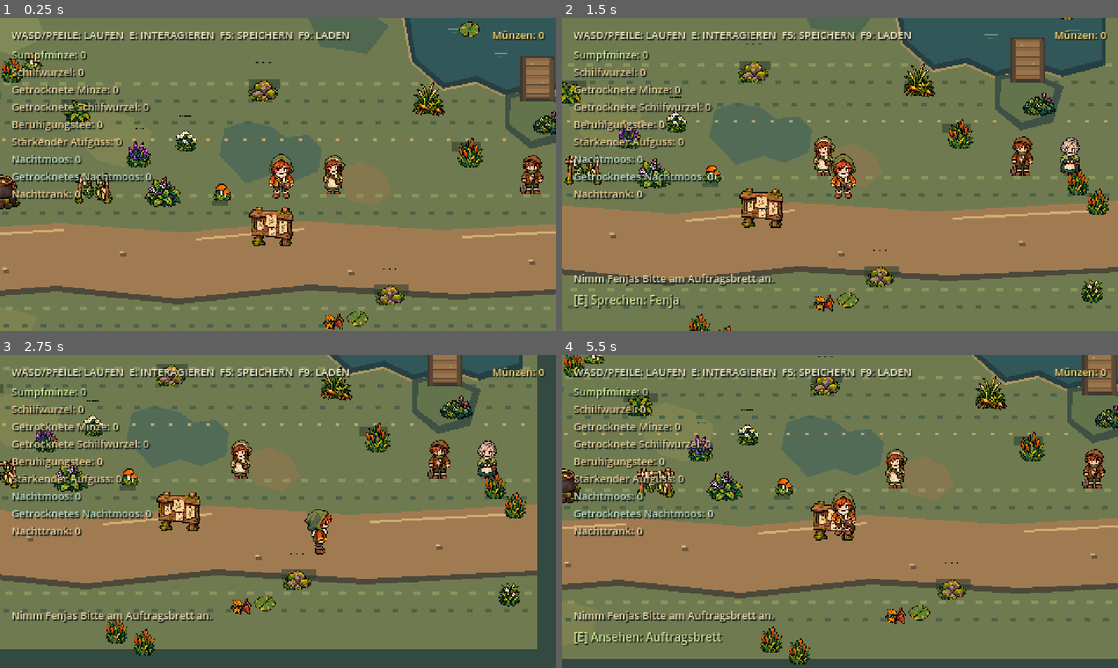
Above: before the commit, frames 1-4 (two rows, left to right).
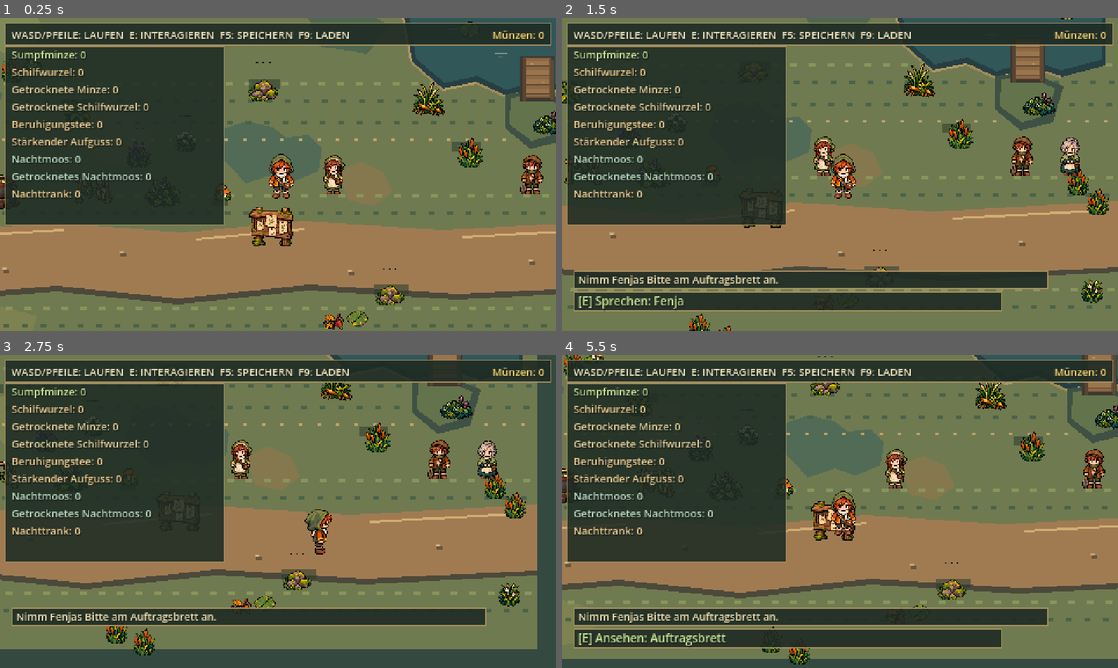
Above: after the commit, the same moments.

Repository: Fremarx/Moor-Apotheke
Game: Godot game, scene res://scenes/main.tscn
The game is run twice, just before and just after one commit, with the same random seed, the same clock (stepped at 60 frames per second) and the same inputs.
Inputs:
- Up to frame 1 (0.25 s): no input
- Up to frame 2 (1.5 s): tap Enter at 0.5 s; hold D (move_right) 0.53-1.28 s; hold E (interact) 0.53-1.28 s; hold S (move_down) from 1.28 s (still down); tap E (interact) at 1.35 s
- Up to frame 3 (2.75 s): release S (move_down) at 2.03 s; hold D (move_right) from 2.03 s (still down); hold E (interact) from 2.03 s (still down)
- Up to frame 4 (5.5 s): release D (move_right) at 2.78 s; release E (interact) at 2.78 s; hold W (move_up) 2.78-3.53 s; tap E (interact) at 2.85, 4.35 s; hold E (interact) 3.53-4.28 s; hold A (move_left) 3.53-5.03 s; hold S (move_down) from 5.03 s (still down); hold E (interact) from 5.03 s (still down)

The runs differ from the first frame. In frame 1, 26% of the frame differs, in the area x 0-100%, y 1-67%; in frame 2, 35%; in frame 3, 31%; in frame 4, 36%, in the area x 0-100%, y 1-94%.

Commit message:
fix(ui): improve gameplay HUD readability

Diff:
--- a/scenes/main.tscn
+++ b/scenes/main.tscn
@@ -21,6 +21,34 @@
 content_margin_right = 10.0
 content_margin_bottom = 8.0
 
+[sub_resource type="StyleBoxFlat" id="HUDTopBarStyle"]
+bg_color = Color(0.12, 0.17, 0.14, 0.9)
+border_color = Color(0.66, 0.57, 0.38, 0.88)
+border_width_left = 1
+border_width_top = 1
+border_width_right = 1
+border_width_bottom = 1
+
+[sub_resource type="StyleBoxFlat" id="HUDInventoryStyle"]
+bg_color = Color(0.12, 0.17, 0.14, 0.88)
+border_color = Color(0.66, 0.57, 0.38, 0.82)
+border_width_left = 1
+border_width_top = 1
+border_width_right = 1
+border_width_bottom = 1
+
+[sub_resource type="StyleBoxFlat" id="HUDMessageStyle"]
+bg_color = Color(0.12, 0.17, 0.14, 0.9)
+border_color = Color(0.66, 0.57, 0.38, 0.9)
+border_width_left = 1
+border_width_top = 1
+border_width_right = 1
+border_width_bottom = 1
+content_margin_left = 4.0
+content_margin_top = 1.0
+content_margin_right = 4.0
+content_margin_bottom = 1.0
+
 [node name="Main" type="Node2D"]
 script = ExtResource("3_main")
 
@@ -50,6 +78,22 @@
 script = ExtResource("7_lene_quest")
 
 [node name="HUD" type="CanvasLayer" parent="."]
+
+[node name="TopBarBackground" type="Panel" parent="HUD"]
+offset_left = 4.0
+offset_top = 4.0
+offset_right = 476.0
+offset_bottom = 24.0
+mouse_filter = 2
+theme_override_styles/panel = SubResource("HUDTopBarStyle")
+
+[node name="InventoryPanelBackground" type="Panel" parent="HUD"]
+offset_left = 4.0
+offset_top = 24.0
+offset_right = 194.0
+offset_bottom = 179.0
+mouse_filter = 2
+theme_override_styles/panel = SubResource("HUDInventoryStyle")
 
 [node name="CoinCount" type="Label" parent="HUD"]
 offset_left = 385.0
@@ -207,6 +251,7 @@
 theme_override_constants/shadow_offset_x = 1
 theme_override_constants/shadow_offset_y = 1
 theme_override_font_sizes/font_size = 9
+theme_override_styles/normal = SubResource("HUDMessageStyle")
 
 [node name="InteractionPrompt" type="Label" parent="HUD"]
 visible = false
@@ -219,6 +264,7 @@
 theme_override_constants/shadow_offset_x = 1
 theme_override_constants/shadow_offset_y = 1
 theme_override_font_sizes/font_size = 10
+theme_override_styles/normal = SubResource("HUDMessageStyle")
 
 [node name="QuestBoardPanel" type="PanelContainer" parent="HUD"]
 visible = false
--- /dev/null
+++ b/tests/play_001_hud_and_collision_test.gd
@@ -0,0 +1,126 @@
+extends SceneTree
+
+const MAIN_SCENE: PackedScene = preload("res://scenes/main.tscn")
+
+var _failures: Array[String] = []
+
+
+func _initialize() -> void:
+	call_deferred("_run")
+
+
+func _run() -> void:
+	var main := MAIN_SCENE.instantiate()
+	root.add_child(main)
+	await physics_frame
+	await physics_frame
+
+	var player := main.get_node("World/Player") as CharacterBody2D
+	var camera := player.get_node_or_null("Camera2D") as Camera2D
+	var hud := main.get_node("HUD") as CanvasLayer
+	var top_bar := hud.get_node_or_null("TopBarBackground") as Panel
+	var inventory_panel := hud.get_node_or_null("InventoryPanelBackground") as Panel
+	var controls := hud.get_node_or_null("ControlsHint") as Label
+	var coin_count := hud.get_node_or_null("CoinCount") as Label
+	var inventory_count := hud.get_node_or_null("InventoryCount") as Label
+	var quest_status := hud.get_node_or_null("QuestStatus") as Label
+	var feedback := hud.get_node_or_null("InteractionFeedback") as Label
+	var prompt := hud.get_node_or_null("InteractionPrompt") as Label
+
+	_check(player != null, "the player is available in the running scene")
+	_check(camera != null and camera.enabled, "the player camera is active")
+	_check(_action_uses_key("move_left", KEY_A) and _action_uses_key("move_left", KEY_LEFT), "A and Left Arrow are mapped to moving left")
+	_check(_action_uses_key("move_right", KEY_D) and _action_uses_key("move_right", KEY_RIGHT), "D and Right Arrow are mapped to moving right")
+	_check(_action_uses_key("move_up", KEY_W) and _action_uses_key("move_up", KEY_UP), "W and Up Arrow are mapped to moving up")
+	_check(_action_uses_key("move_down", KEY_S) and _action_uses_key("move_down", KEY_DOWN), "S and Down Arrow are mapped to moving down")
+	_check(top_bar != null, "the HUD has a top-bar backing panel")
+	_check(inventory_panel != null, "the inventory has a backing panel")
+	_check(controls != null and coin_count != null, "the top-bar labels exist")
+	_check(inventory_count != null and quest_status != null, "the inventory and quest labels exist")
+	_check(feedback != null and prompt != null, "interaction feedback and prompt labels exist")
+
+	if top_bar == null or inventory_panel == null or controls == null or coin_count == null or inventory_count == null or quest_status == null or feedback == null or prompt == null:
+		main.queue_free()
+		await process_frame
+		_finish()
+		return
+
+	_check(top_bar.get_index() < controls.get_index(), "the top bar is drawn behind its text")
+	_check(top_bar.get_index() < coin_count.get_index(), "the top bar is drawn behind the coin count")
+	_check(inventory_panel.get_index() < inventory_count.get_index(), "the inventory panel is drawn behind its counters")
+	_check(inventory_panel.get_index() < quest_status.get_index(), "the inventory panel extends behind quest guidance")
+	_check(top_bar.mouse_filter == Control.MOUSE_FILTER_IGNORE, "the top bar does not intercept input")
+	_check(inventory_panel.mouse_filter == Control.MOUSE_FILTER_IGNORE, "the inventory panel does not intercept input")
+	_check(_is_readable_surface(top_bar.get_theme_stylebox("panel")), "the top bar has a dark translucent surface and one-pixel outline")
+	_check(_is_readable_surface(inventory_panel.get_theme_stylebox("panel")), "the inventory has a dark translucent surface and one-pixel outline")
+	_check(_is_readable_surface(feedback.get_theme_stylebox("normal")), "interaction feedback has a contrast surface")
+	_check(_is_readable_surface(prompt.get_theme_stylebox("normal")), "interaction prompts have a contrast surface")
+
+	var start_position := player.global_position
+	await _press_action("move_right", 6)
+	_check(player.global_position.x > start_position.x, "right input moves the player")
+	await _press_action("move_left", 6)
+	_check(player.global_position.x < start_position.x + 1.0, "left input moves the player back")
+	await _press_action("move_up", 6)
+	_check(player.global_position.y < start_position.y, "up input moves the player")
+	await _press_action("move_down", 6)
+	_check(player.global_position.y < start_position.y + 1.0, "down input moves the player back")
+
+	player.global_position = Vector2(410, 50)
+	await _press_action("move_right", 30)
+	_check(player.global_position.x < 429.0, "the player cannot pass through the pond boundary")
+	player.global_position = Vector2(120, 119)
+	await _press_action("move_right", 30)
+	_check(player.global_position.x < 134.0, "the player cannot pass through a solid boulder")
+
+	player.global_position = Vector2(24, 200)
+	await _press_action("move_left", 30)
+	_check(player.global_position.x >= 16.0, "the player cannot pass through the map boundary")
+
+	main.queue_free()
+	await process_frame
+	_finish()
+
+
+func _action_uses_key(action_name: StringName, expected_key: Key) -> bool:
+	if not InputMap.has_action(action_name):
+		return false
+	for event in InputMap.action_get_events(action_name):
+		if event is InputEventKey and event.physical_keycode == expected_key:
+			return true
+	return false
+
+func _press_action(action_name: StringName, frame_count: int) -> void:
+	Input.action_press(action_name)
+	for frame in range(frame_count):
+		await physics_frame
+	Input.action_release(action_name)
+	await physics_frame
+
+
+func _is_readable_surface(value: StyleBox) -> bool:
+	var style := value as StyleBoxFlat
+	return (
+		style != null
+		and style.bg_color.a >= 0.85
+		and style.border_width_left == 1
+		and style.border_width_top == 1
+		and style.border_width_right == 1
+		and style.border_width_bottom == 1
+	)
+
+
+func _check(condition: bool, description: String) -> void:
+	if not condition:
+		_failures.append(description)
+
+
+func _finish() -> void:
+	if _failures.is_empty():
+		print("PLAY-001 HUD and collision checks passed.")
+		quit(0)
+		return
+
+	for failure in _failures:
+		push_error("PLAY-001 check failed: " + failure)
+	quit(1)
Not shown: 1 places in scenes/main.tscn that only renumber resources
Not shown, added: tests/play_001_hud_and_collision_test.gd.uid
Not shown, changed: GAME_PLAN.md
Not shown, changed: PROJECT_PLAN.md
Not shown, changed: docs/AI_CONTEXT.md
Not shown, changed: docs/KNOWLEDGE_BASE.md
Not shown, changed: docs/TESTING.md
